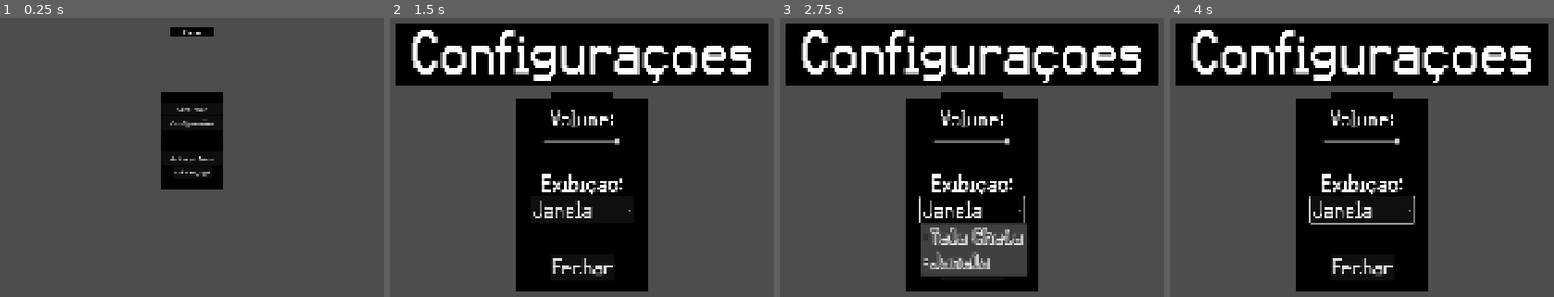
Above: before the commit, frames 1-4 (left to right).
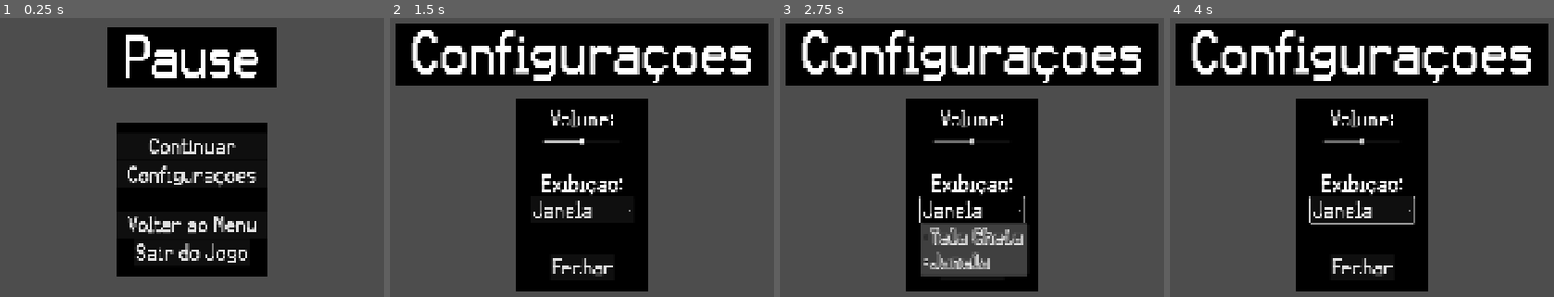
Above: after the commit, the same moments.

Repository: gsmereka/42-Game-Jam
Game: Godot game, scene res://Scenes/UI/Pause/pause.tscn
The game is run twice, just before and just after one commit, with the same random seed, the same clock (stepped at 60 frames per second) and the same inputs. This scene is started directly instead of the project's main scene.
Inputs:
- Up to frame 1 (0.25 s): no input
- Up to frame 2 (1.5 s): click "Configurações" at 0.5 s; click "Continuar" at 1.25 s
- Up to frame 3 (2.75 s): click "Janela" at 2 s
- Up to frame 4 (4 s): click "Fechar" at 2.75 s; click "Voltar ao Menu" at 3.5 s

The runs differ from the first frame. In frame 1, 29% of the frame differs, in the area x 27-73%, y 3-93%; in frame 2, 0.6%; in frame 3, 0.5%; in frame 4, 0.5%.

Commit message:
feature: update config, loading scene, credits and pause

Diff:
--- a/Scenes/Credits/Credits.tscn
+++ b/Scenes/Credits/Credits.tscn
@@ -18,58 +18,42 @@
 color = Color(0, 0, 0, 1)
 
 [node name="VBoxContainer" type="VBoxContainer" parent="CanvasLayer/ColorRect"]
-layout_mode = 0
-offset_left = 489.0
-offset_top = 84.0
-offset_right = 644.0
-offset_bottom = 124.0
+layout_mode = 1
+anchors_preset = 8
+anchor_left = 0.5
+anchor_top = 0.5
+anchor_right = 0.5
+anchor_bottom = 0.5
+offset_left = -92.0
+offset_top = -173.5
+offset_right = 92.0
+offset_bottom = 173.5
+grow_horizontal = 2
+grow_vertical = 2
 
 [node name="Label" type="Label" parent="CanvasLayer/ColorRect/VBoxContainer"]
 layout_mode = 2
-text = "Time do Balacobaco"
+theme_override_font_sizes/font_size = 36
+text = "Muito Obrigado por Jogar!
 
-[node name="Label2" type="Label" parent="CanvasLayer/ColorRect/VBoxContainer"]
-layout_mode = 2
-text = "Time do Balacobaco"
+Jogo feito por:
 
-[node name="Label3" type="Label" parent="CanvasLayer/ColorRect/VBoxContainer"]
-layout_mode = 2
-text = "Time do Balacobaco"
+Jonnas
+Sofia Bastos
+Thiago
+Gabriel Smereka
+Luiz AMS
 
-[node name="Label4" type="Label" parent="CanvasLayer/ColorRect/VBoxContainer"]
-layout_mode = 2
-text = "Time do Balacobaco"
-
-[node name="Label5" type="Label" parent="CanvasLayer/ColorRect/VBoxContainer"]
-layout_mode = 2
-text = "Time do Balacobaco"
-
-[node name="Label6" type="Label" parent="CanvasLayer/ColorRect/VBoxContainer"]
-layout_mode = 2
-text = "Time do Balacobaco"
-
-[node name="Label7" type="Label" parent="CanvasLayer/ColorRect/VBoxContainer"]
-layout_mode = 2
-text = "Time do Balacobaco"
-
-[node name="Label8" type="Label" parent="CanvasLayer/ColorRect/VBoxContainer"]
-layout_mode = 2
-text = "Time do Balacobaco"
-
-[node name="Label9" type="Label" parent="CanvasLayer/ColorRect/VBoxContainer"]
-layout_mode = 2
-text = "Time do Balacobaco"
-
-[node name="Label10" type="Label" parent="CanvasLayer/ColorRect/VBoxContainer"]
-layout_mode = 2
-text = "Time do Balacobaco"
-
-[node name="Label11" type="Label" parent="CanvasLayer/ColorRect/VBoxContainer"]
-layout_mode = 2
-
-[node name="Label12" type="Label" parent="CanvasLayer/ColorRect/VBoxContainer"]
-layout_mode = 2
+Para a
+Primeira Gamejam 42SP"
+horizontal_alignment = 1
 
 [node name="Label13" type="Label" parent="CanvasLayer/ColorRect/VBoxContainer"]
 layout_mode = 2
-text = "Pressione Esc pra voltar"
+theme_override_font_sizes/font_size = 36
+text = "
+
+
+
+Pressione Esc pra voltar"
+horizontal_alignment = 1
--- a/Scenes/UI/Config/config.tscn
+++ b/Scenes/UI/Config/config.tscn
@@ -4,7 +4,7 @@
 [ext_resource type="PackedScene" uid="uid://kc0kjp1jkp70" path="res://Scenes/UI/Utils/BoxBackground/box_background.tscn" id="1_kpsrv"]
 [ext_resource type="Script" uid="uid://cl54t07bsrtpb" path="res://Scenes/UI/Config/config.gd" id="1_ottpu"]
 [ext_resource type="Texture2D" uid="uid://cahvtgn37f7nb" path="res://Assets/Utils/space_background.png" id="3_1slo4"]
-[ext_resource type="Shader" uid="uid://b06jjgo2yit1a" path="res://Scenes/UI/Config/config.gdshader" id="3_n6mrp"]
+[ext_resource type="Shader" uid="uid://b06jjgo2yit1a" path="res://Scenes/Shaders/blackandwhite.gdshader" id="3_n6mrp"]
 [ext_resource type="Script" uid="uid://bfghb3vif2tvy" path="res://Scenes/UI/Config/volume_slider.gd" id="3_ottpu"]
 [ext_resource type="FontFile" uid="uid://dx83sjys7wof2" path="res://Assets/Fonts/karma_2/Karma Suture.otf" id="4_03018"]
 [ext_resource type="Script" uid="uid://b2oh647kdi85s" path="res://Scenes/UI/Config/screen_button.gd" id="4_bepgo"]
--- a/Scenes/UI/LoadingScene/LoadingScene.tscn
+++ b/Scenes/UI/LoadingScene/LoadingScene.tscn
@@ -1,4 +1,10 @@
-[gd_scene format=3 uid="uid://chjwfwditmnnn"]
+[gd_scene load_steps=3 format=3 uid="uid://chjwfwditmnnn"]
+
+[ext_resource type="FontFile" uid="uid://dx83sjys7wof2" path="res://Assets/Fonts/karma_2/Karma Suture.otf" id="1_fqat2"]
+
+[sub_resource type="LabelSettings" id="LabelSettings_jt6ne"]
+font = ExtResource("1_fqat2")
+font_size = 96
 
 [node name="LoadingScene" type="Node2D"]
 
@@ -19,10 +25,11 @@
 anchor_top = 0.5
 anchor_right = 0.5
 anchor_bottom = 0.5
-offset_left = -52.0
-offset_top = -11.5
-offset_right = 52.0
-offset_bottom = 11.5
+offset_left = -307.0
+offset_top = -74.5
+offset_right = 307.0
+offset_bottom = 42.5
 grow_horizontal = 2
 grow_vertical = 2
 text = "Carregando..."
+label_settings = SubResource("LabelSettings_jt6ne")
--- a/Scenes/UI/Pause/pause.tscn
+++ b/Scenes/UI/Pause/pause.tscn
@@ -1,7 +1,12 @@
-[gd_scene load_steps=5 format=3 uid="uid://bvna4acg7h8hr"]
+[gd_scene load_steps=8 format=3 uid="uid://bvna4acg7h8hr"]
 
 [ext_resource type="Script" uid="uid://dby5ul6m4q10p" path="res://Scenes/UI/Pause/pause.gd" id="1_7vy5o"]
 [ext_resource type="PackedScene" uid="uid://kc0kjp1jkp70" path="res://Scenes/UI/Utils/BoxBackground/box_background.tscn" id="2_h6s05"]
+[ext_resource type="Shader" uid="uid://b06jjgo2yit1a" path="res://Scenes/Shaders/blackandwhite.gdshader" id="2_upn06"]
+[ext_resource type="FontFile" uid="uid://dx83sjys7wof2" path="res://Assets/Fonts/karma_2/Karma Suture.otf" id="3_1sdlc"]
+
+[sub_resource type="ShaderMaterial" id="ShaderMaterial_qertn"]
+shader = ExtResource("2_upn06")
 
 [sub_resource type="StyleBoxFlat" id="StyleBoxFlat_kpsrv"]
 bg_color = Color(0.359069, 0.359069, 0.359069, 0)
@@ -15,6 +20,7 @@
 metadata/_edit_lock_ = true
 
 [node name="ButtonBlock" type="ColorRect" parent="."]
+material = SubResource("ShaderMaterial_qertn")
 anchors_preset = 15
 anchor_right = 1.0
 anchor_bottom = 1.0
@@ -42,9 +48,10 @@
 offset_right = 55.5
 offset_bottom = 29.144
 grow_horizontal = 2
-text = "Pause"
+theme_override_fonts/font = ExtResource("3_1sdlc")
+theme_override_font_sizes/font_size = 128
+text = " Pause "
 horizontal_alignment = 1
-metadata/_edit_use_anchors_ = true
 
 [node name="BoxBackground" parent="." node_paths=PackedStringArray("node_ref") instance=ExtResource("2_h6s05")]
 offset_left = 530.5
@@ -56,15 +63,16 @@
 node_ref = NodePath("../VBoxContainer")
 
 [node name="VBoxContainer" type="VBoxContainer" parent="."]
+custom_minimum_size = Vector2(390, 300)
 anchors_preset = 8
 anchor_left = 0.5
 anchor_top = 0.5
 anchor_right = 0.5
 anchor_bottom = 0.5
-offset_left = -78.5
-offset_top = -110.5
-offset_right = 78.5
-offset_bottom = 110.5
+offset_left = -195.0
+offset_top = -42.0
+offset_right = 195.0
+offset_bottom = 346.0
 grow_horizontal = 2
 grow_vertical = 2
 
@@ -74,10 +82,14 @@
 
 [node name="Continue" type="Button" parent="VBoxContainer"]
 layout_mode = 2
+theme_override_fonts/font = ExtResource("3_1sdlc")
+theme_override_font_sizes/font_size = 48
 text = "Continuar"
 
 [node name="Config" type="Button" parent="VBoxContainer"]
 layout_mode = 2
+theme_override_fonts/font = ExtResource("3_1sdlc")
+theme_override_font_sizes/font_size = 48
 text = "Configurações"
 
 [node name="Void2" type="Label" parent="VBoxContainer"]
@@ -90,12 +102,16 @@
 
 [node name="MainMenu" type="Button" parent="VBoxContainer"]
 layout_mode = 2
+theme_override_fonts/font = ExtResource("3_1sdlc")
+theme_override_font_sizes/font_size = 48
 text = "Voltar ao Menu"
 
 [node name="QuitGame" type="Button" parent="VBoxContainer"]
 layout_mode = 2
 size_flags_horizontal = 4
 theme = SubResource("Theme_kpsrv")
+theme_override_fonts/font = ExtResource("3_1sdlc")
+theme_override_font_sizes/font_size = 48
 text = "Sair do Jogo"
 
 [node name="Void4" type="Label" parent="VBoxContainer"]
Renamed: Scenes/UI/Config/config.gdshader -> Scenes/Shaders/blackandwhite.gdshader
Renamed: Scenes/UI/Config/config.gdshader.uid -> Scenes/Shaders/blackandwhite.gdshader.uid
